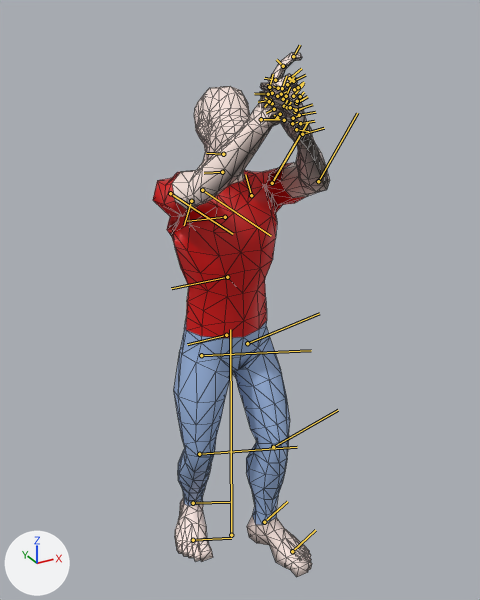
One commit to the FBX model Assets/FPS Character Animation Pack/Animations/Idle/SH/Standing_Looking_Up_HipAimed_SH.fbx: the scene before it, then after it.
Rendered twice from a 50 mm camera at (-1.014, -1.914, 2.028) aimed at (0.012, -0.048, 1.095). Every picture has the same lights, and +X, +Y and +Z are marked at lower left. Both versions are drawn at frame 96 of the action 'Take 001'; the numbers are the values there. The bones that bend it are drawn over the model as lines. Mesh edges are drawn as thin lines.

Objects in the first picture: 'HumanoidAvatar2_0'.
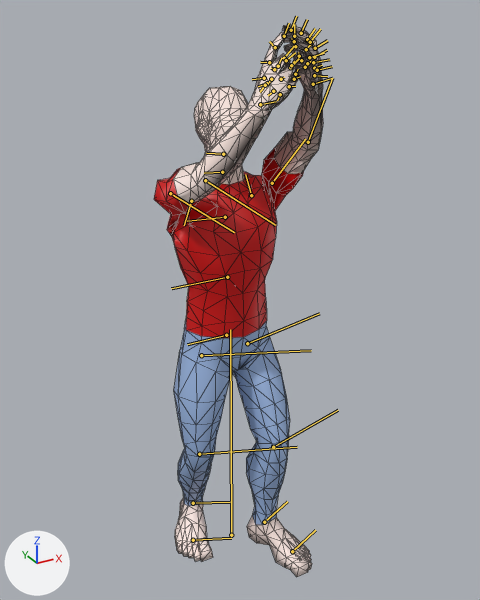
Boxes [x1, y1, x2, y2] around the edits, measured in the pictures (480 x 600 px):
'HumanoidAvatar2_0', posed
    before: [153, 52, 330, 577]
    after: [154, 25, 323, 577]
bone 'leftArm1_LoResUpperArm', root to tip
    before: (272, 183) to (308, 122)
    after: (272, 183) to (305, 139)
bone 'leftArm1_LoResLowerArm', root to tip
    before: (318, 181) to (357, 113)
    after: (308, 142) to (332, 78)
bone 'rightArm1_LoResUpperArm', root to tip
    before: (170, 193) to (233, 234)
    after: (170, 193) to (234, 232)
bone 'rightArm1_LoResHand', root to tip
    before: (261, 119) to (279, 119)
    after: (260, 104) to (276, 101)

The change in detail:
Bone 'leftArm1_LoResUpperArm' (bone_leftarm1_loresupperarm) turns from (-113, -58, 65) to (-132, -31, 77) degrees about its own x, y and z.
Bone 'leftArm1_LoResLowerArm' (bone_leftarm1_loreslowerarm) turns from (0, -50, 0) to (14, -17, -13) degrees about its own x, y and z.
Bone 'rightArm1_LoResUpperArm' (bone_rightarm1_loresupperarm) turns from (-95, -63, 36) to (-108, -61, 49) degrees about its own x, y and z.
Bone 'rightArm1_LoResHand' (bone_rightarm1_loreshand) turns from (-27, 22, 16) to (-36, 22, 18) degrees about its own x, y and z.
